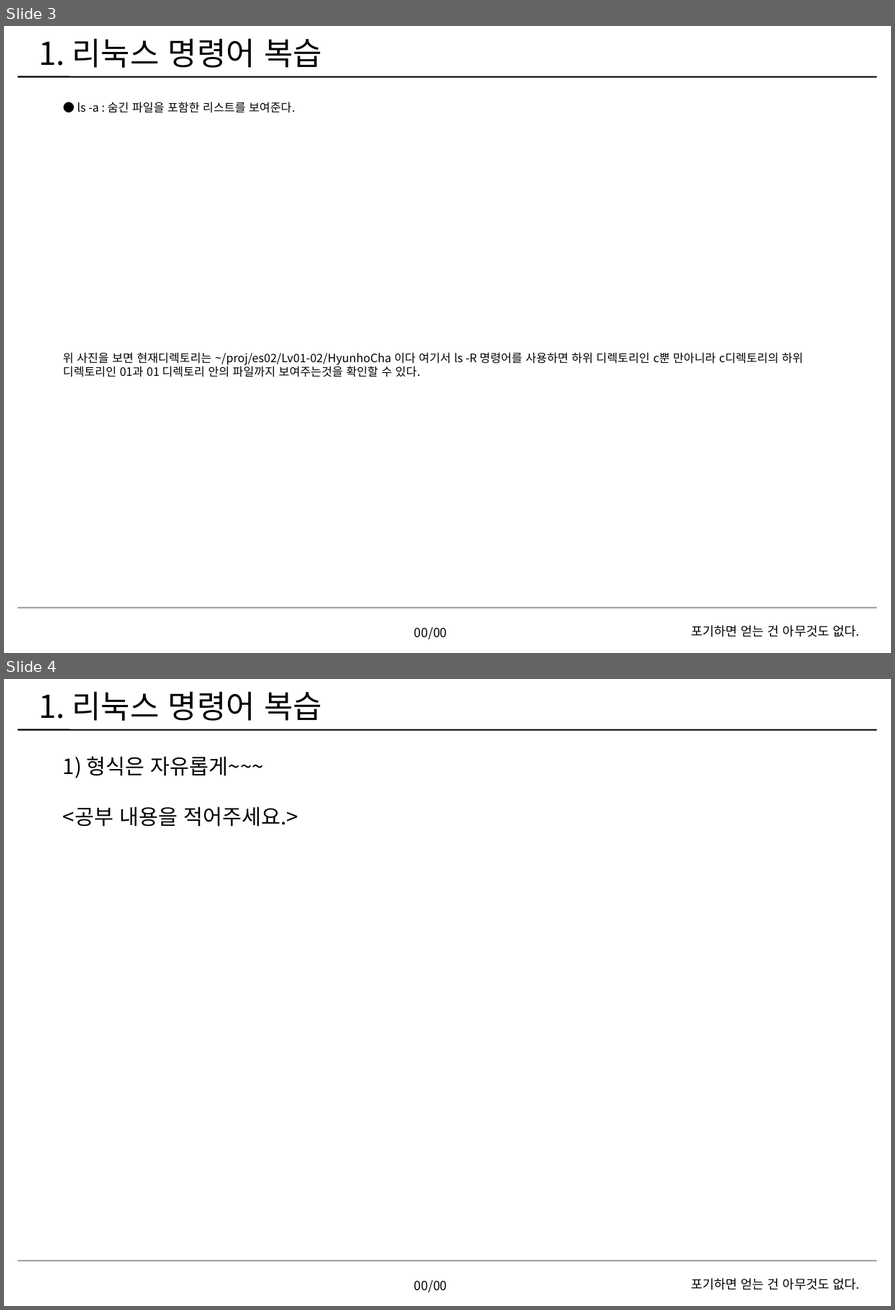
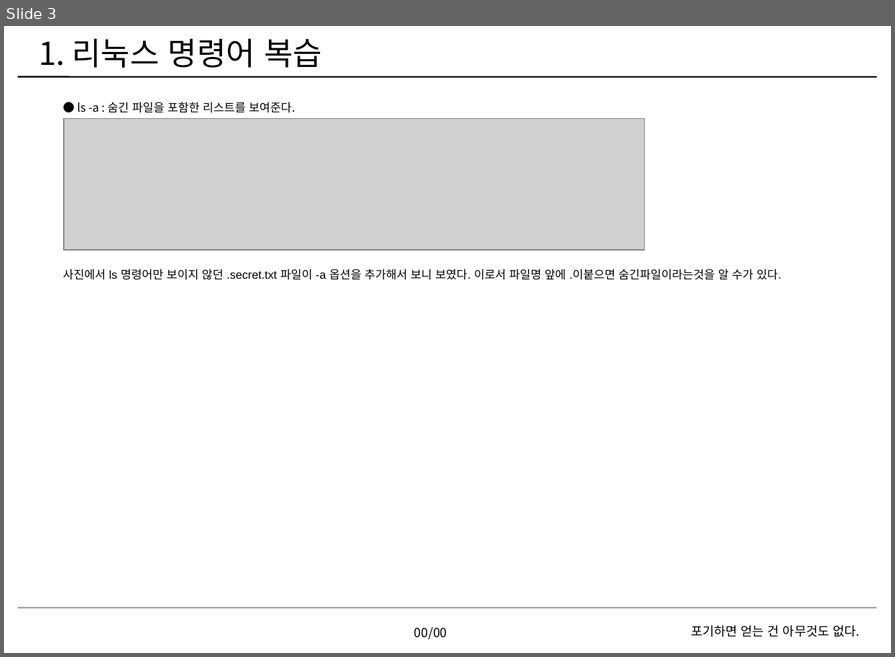
Before and after one commit to EmbeddedSchoolRepo/Lv01-02, a slide deck: HyunhoCha/homework/c/01/차현호1회차숙제.pptx. Shown one above the other, each under a label of ours: slides 3 and 4 before the commit, slide 3 after it. The pictures are 895x1310 and 895x657 pixels, drawn with LibreOffice and Linux fonts; fonts in the diff are those of the drawing; grey boxes stand for pictures; background and template pictures are left out. Boxes give left, top, right and bottom in pixels: in the first picture for what was removed or moved away, otherwise in the second. Text is boxed around its words. In the diff, an @@ line names an element or a change of style, - is before the commit and + after.

```diff
--- a/HyunhoCha/homework/c/01/차현호1회차숙제.pptx
+++ b/HyunhoCha/homework/c/01/차현호1회차숙제.pptx
@@ slide 4 removed at box(4, 679, 891, 1306), background #FFFFFF; not listed: 3 template elements that a slide beside it also shows @@
@@ text removed at box(39, 691, 322, 721) @@
-1. 리눅스 명령어 복습
@@ text removed at box(63, 756, 298, 827) @@
-1) 형식은 자유롭게~~~
-<공부 내용을 적어주세요.>
@@ text removed at box(414, 1280, 448, 1292) @@
-00/00
@@ slide 3 changed as well @@
@@ picture added at box(64, 119, 646, 250) @@
@@ text at box(63, 269, 781, 280): text changed; font Noto Sans CJK KR to Arial @@
-위 사진을 보면 현재디렉토리는 ~/proj/es02/Lv01-02/HyunhoCha 이다 여기서 ls -R 명령어를 사용하면 하위 디렉토리인 c뿐 만아니라 c디렉토리의 하위 디렉토리인 01과 01 디렉토리 안의 파일까지 보여주는것을 확인할 수 있다.
+사진에서 ls 명령어만 보이지 않던 .secret.txt 파일이 -a 옵션을 추가해서 보니 보였다. 이로서 파일명 앞에 .이붙으면 숨긴파일이라는것을 알 수가 있다.
```
Also in this commit, not shown: 10 slides added.
